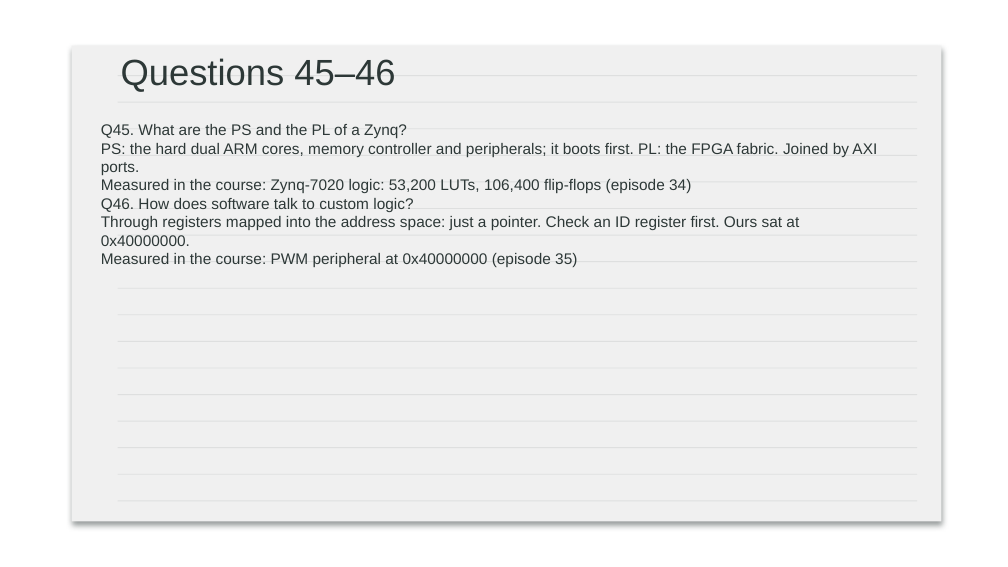
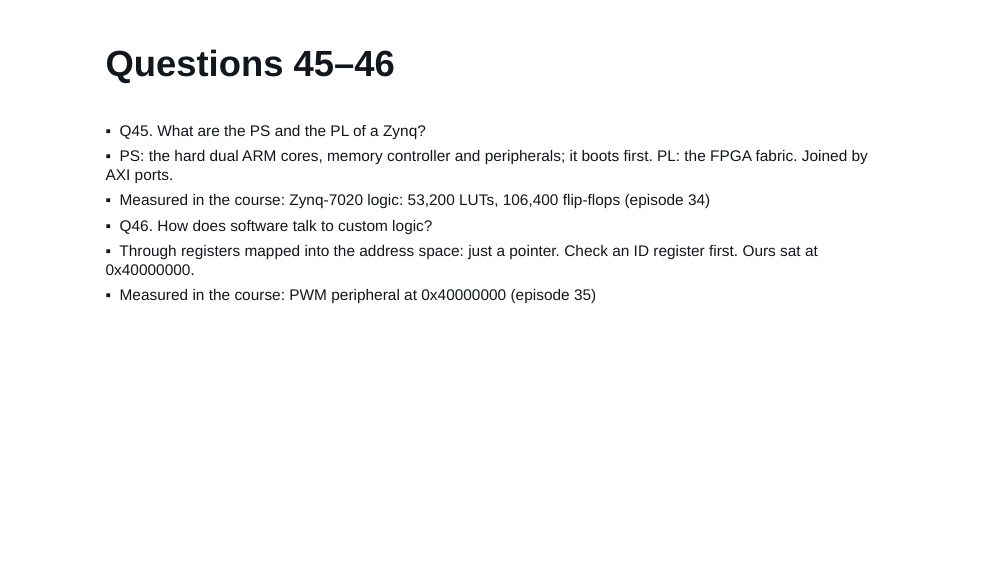
Before and after one commit to Silicon-Simplified/FPGA-Course, a slide deck: slide 30 of slides/ep43_interview_slides.pptx. Drawn at 1008x567 pixels with LibreOffice and Linux fonts; fonts in the diff are those of the drawing; background and template pictures are left out. Boxes give left, top, right and bottom in pixels: in the first picture for what was removed or moved away, otherwise in the second. Text is boxed around its words. In the diff, an @@ line names an element or a change of style, - is before the commit and + after.

```diff
--- a/slides/ep43_interview_slides.pptx
+++ b/slides/ep43_interview_slides.pptx
@@ text "Questions 45–46": place and size @@
-text "Questions 45–46" at (121,58,395,92)
+text "Questions 45–46" at (106,49,395,83)
@@ text "Questions 45–46" at (106,49,395,83): text colour #2D3837 to #12161D, bold on @@
@@ text at (106,125,868,304): text changed; text colour #2D3837 to #12161D @@
-Q45. What are the PS and the PL of a Zynq?
-PS: the hard dual ARM cores, memory controller and peripherals; it boots first. PL: the FPGA fabric. Joined by AXI ports.
-Measured in the course: Zynq-7020 logic: 53,200 LUTs, 106,400 flip-flops (episode 34)
-Q46. How does software talk to custom logic?
-Through registers mapped into the address space: just a pointer. Check an ID register first. Ours sat at 0x40000000.
-Measured in the course: PWM peripheral at 0x40000000 (episode 35)
+▪ Q45. What are the PS and the PL of a Zynq?
+▪ PS: the hard dual ARM cores, memory controller and peripherals; it boots first. PL: the FPGA fabric. Joined by AXI ports.
+▪ Measured in the course: Zynq-7020 logic: 53,200 LUTs, 106,400 flip-flops (episode 34)
+▪ Q46. How does software talk to custom logic?
+▪ Through registers mapped into the address space: just a pointer. Check an ID register first. Ours sat at 0x40000000.
+▪ Measured in the course: PWM peripheral at 0x40000000 (episode 35)
@@ group removed at (72,45,941,521): 17 rectangles, 1 rounded rectangle @@
```
Also in this commit, not shown: 31 other slides changed, 42 other files.
